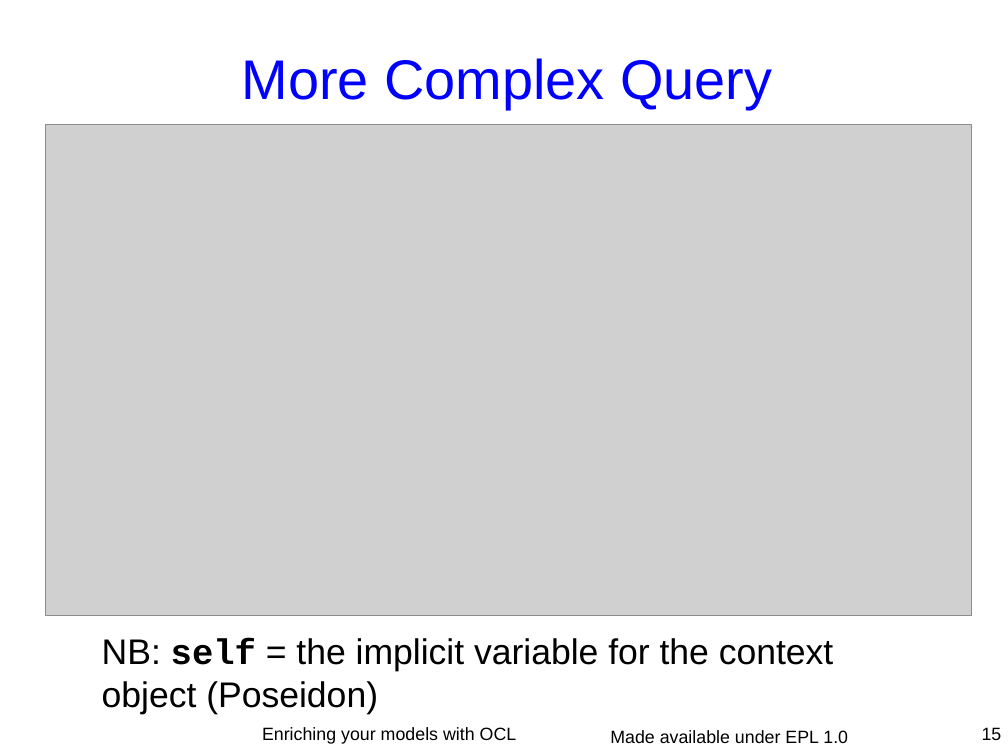
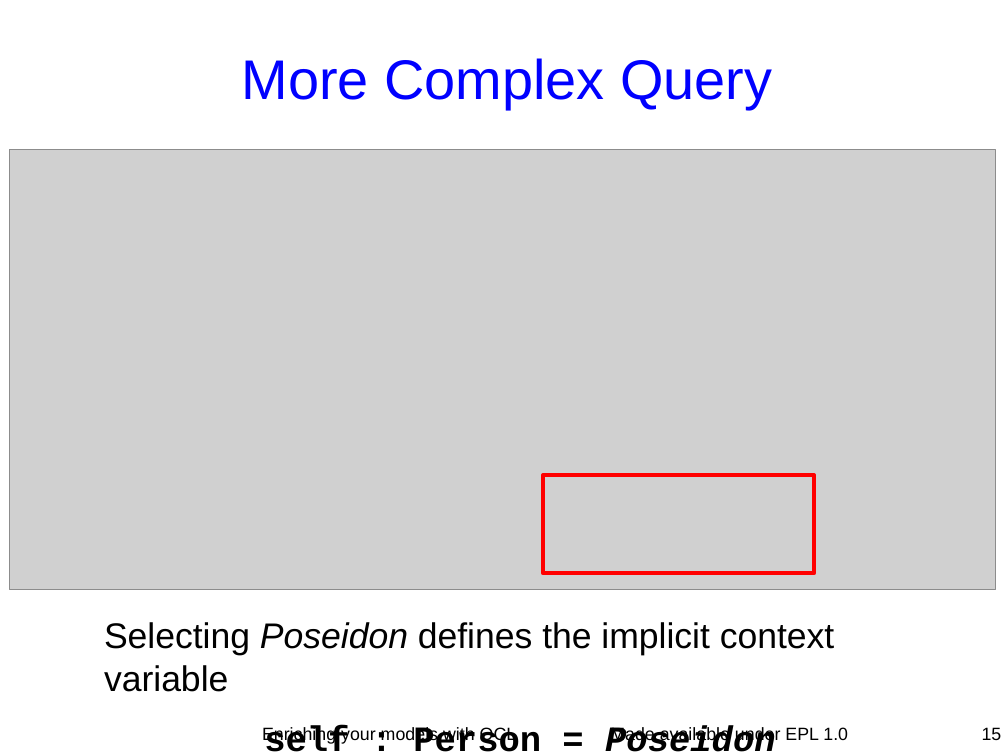
Before and after one commit to eclipse-ocl/ocl-website, a slide deck: slide 15 of ocl/docs/publications/ESE2010LongTalk/EnrichingWithOCL.odp. Drawn at 1008x756 pixels with LibreOffice and Linux fonts; fonts in the diff are those of the drawing; grey boxes stand for pictures. Boxes give left, top, right and bottom in pixels: in the first picture for what was removed or moved away, otherwise in the second. Text is boxed around its words. In the diff, an @@ line names an element or a change of style, - is before the commit and + after.

```diff
--- a/ocl/docs/publications/ESE2010LongTalk/EnrichingWithOCL.odp
+++ b/ocl/docs/publications/ESE2010LongTalk/EnrichingWithOCL.odp
@@ picture: place and size @@
-picture at <box>46,124,972,616</box>
+picture at <box>9,150,995,590</box>
@@ rectangle added at <box>543,475,815,573</box>, outline #FF0000 2.83 pt @@
@@ text at <box>104,622,834,752</box>: text changed @@
-NB: self = the implicit variable for the context object (Poseidon)
+Selecting Poseidon defines the implicit context variable
+self : Person = Poseidon
```
Also in this commit, not shown: 15 other slides changed, 1 slide added, 1 slide removed.
